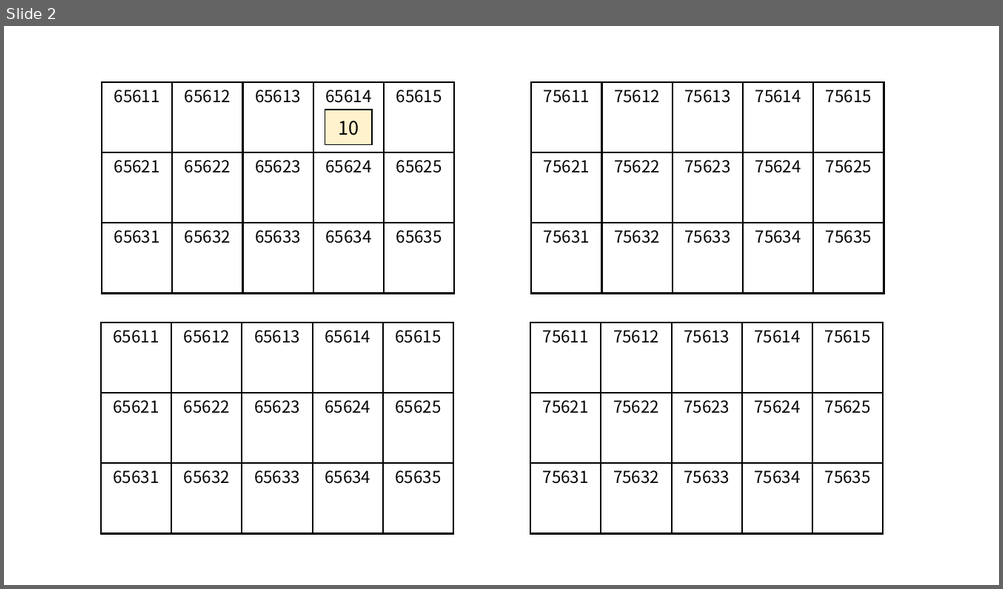
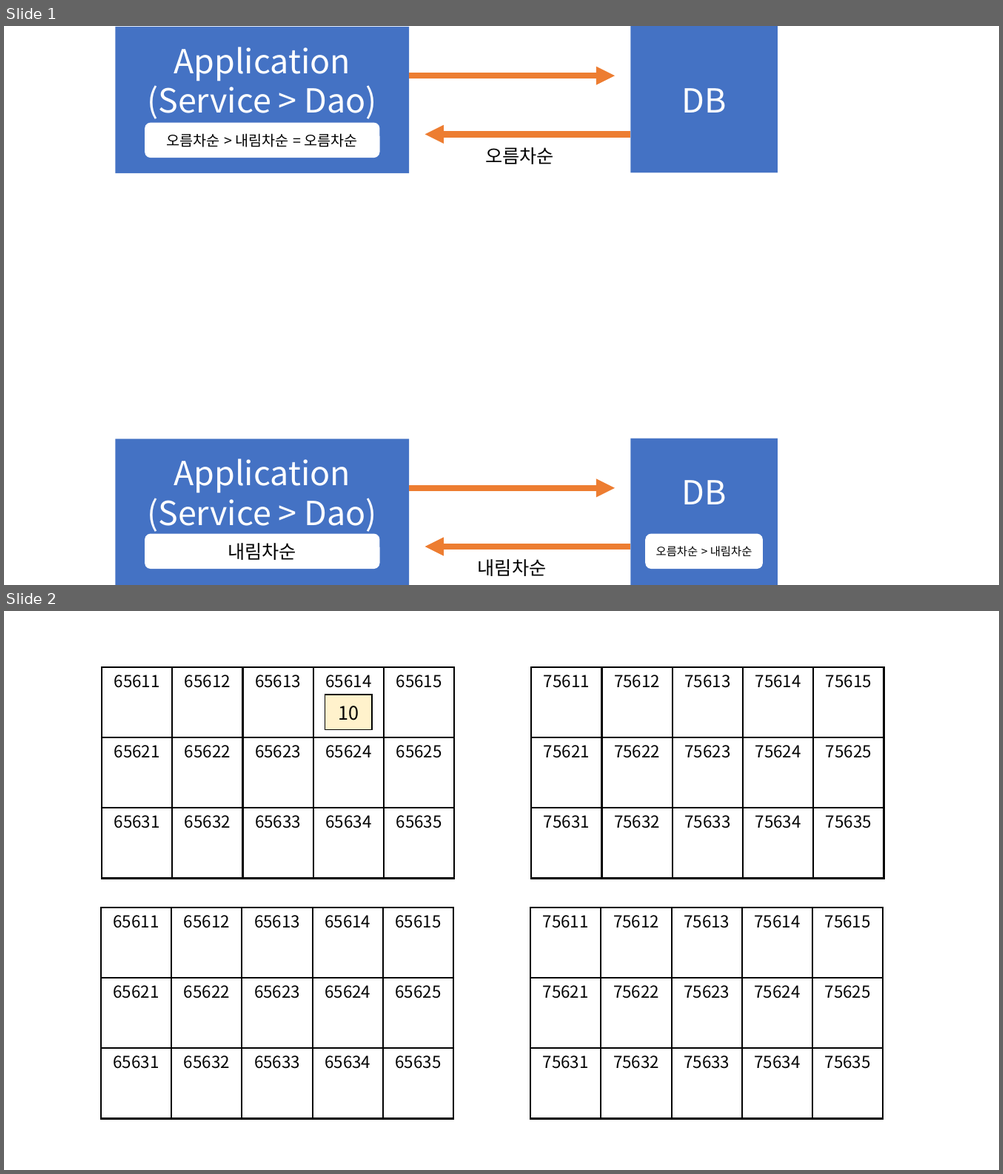
Before and after one commit to ho8566z/daily_log, a slide deck: notion/create_notion_img.pptx. Shown one above the other, each under a label of ours: slide 2 before the commit, slides 1 and 2 after it. The pictures are 1003x589 and 1003x1174 pixels, drawn with LibreOffice and Linux fonts; fonts in the diff are those of the drawing. Boxes give left, top, right and bottom in pixels: in the first picture for what was removed or moved away, otherwise in the second. Text is boxed around its words. In the diff, an @@ line names an element or a change of style, - is before the commit and + after.

```diff
--- a/notion/create_notion_img.pptx
+++ b/notion/create_notion_img.pptx
@@ slide 1 added at (4,26,999,585), background #FFFFFF @@
@@ group added at (115,26,778,174): 2 rectangles, 2 arrows, 2 rounded rectangles @@
+Application
+(Service > Dao)
+DB
+오름차순 > 내림차순 = 오름차순
+오름차순
@@ group added at (115,439,778,585): 3 rounded rectangles, 2 rectangles, 2 arrows @@
+Application
+(Service > Dao)
+DB
+내림차순
+오름차순 > 내림차순
+내림차순
```
Also in this commit, not shown: 1 slide removed, 10 other files.
